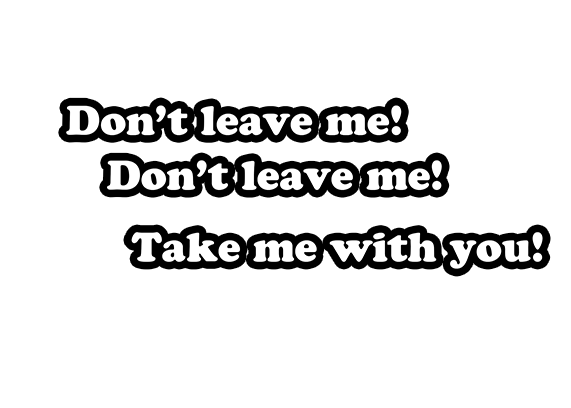
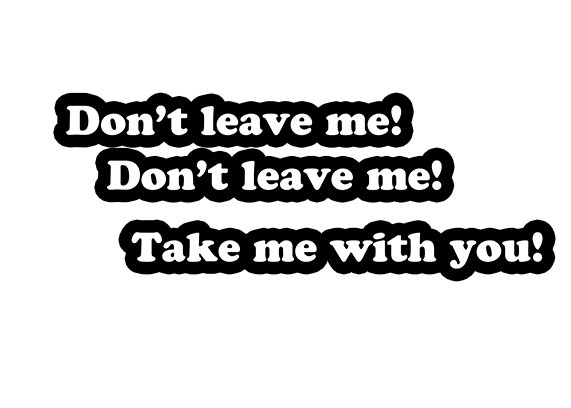
Layers edited between the first and the second 571 × 408 image:
pixels changed over [53, 92, 556, 282] (layer not identified)
